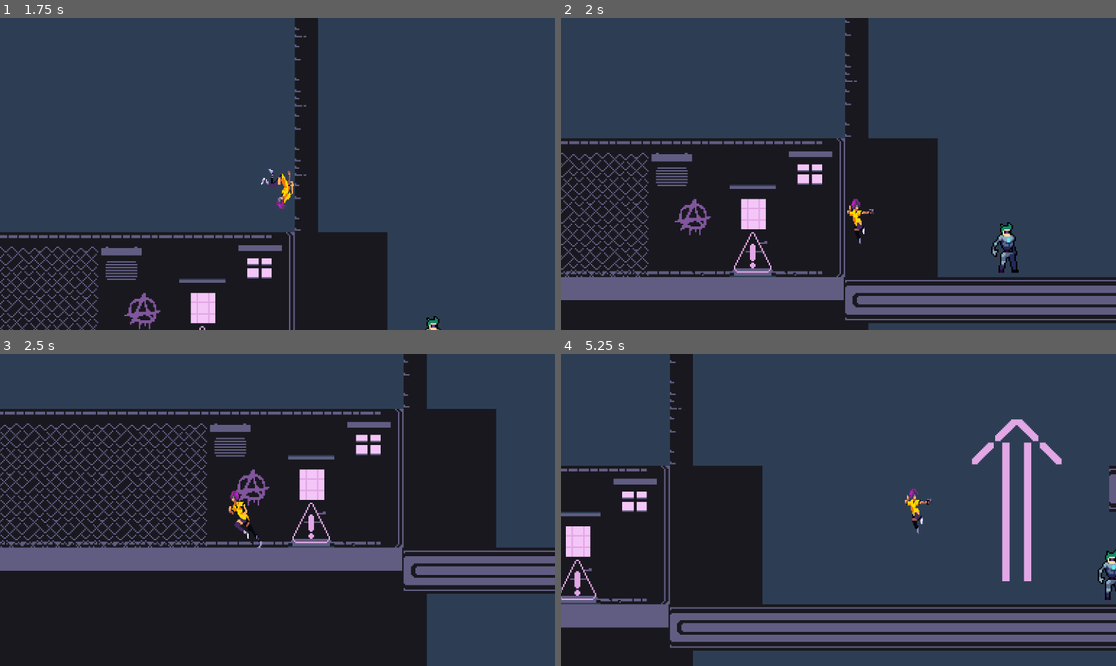
Above: before the commit, frames 1-4 (two rows, left to right).
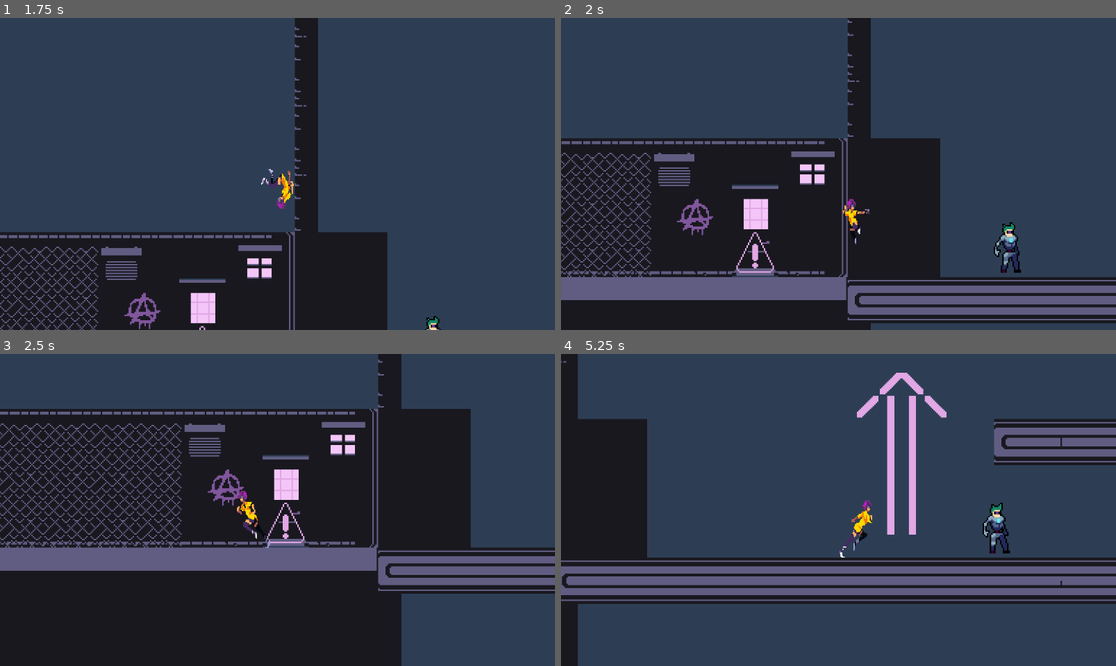
Above: after the commit, the same moments.

Repository: RovinDewan1/Dashpoint
Game: Godot game, scene res://Scenes/Main.tscn
Two runs of this game, one before a commit and one after it. Both use one fixed random seed, a clock stepped at 60 frames per second and the inputs below.
Inputs:
- Up to frame 1 (1.75 s): hold Shift (Dash) 0.53-1.28 s; hold Right (Right) from 0.53 s (still down); tap W (Jump) at 0.77, 1.52 s; tap Shift (Dash) at 1.35 s
- Up to frame 2 (2 s): keep holding Right (Right)
- Up to frame 3 (2.5 s): release Right (Right) at 2.03 s; hold A (Left) from 2.03 s (still down); hold Shift (Dash) from 2.03 s (still down)
- Up to frame 4 (5.25 s): release A (Left) at 2.78 s; release Shift (Dash) at 2.78 s; hold Right (Right) 2.78-4.28 s; tap Shift (Dash) at 2.85, 4.35 s; tap W (Jump) at 3.02, 3.77, 4.52 s; hold Shift (Dash) 3.53-4.28 s; hold A (Left) 4.28-5.03 s; hold Right (Right) from 5.03 s (still down); hold Shift (Dash) from 5.03 s (still down)

Frame 1 is identical in both runs. In frame 2, 5.9% of the frame differs, in the area x 0-83%, y 0-100%; in frame 3, 15%; in frame 4, 46%, in the area x 0-100%, y 0-100%.

Commit message:
changing character speeds

Diff:
--- a/Scenes/Character.tscn
+++ b/Scenes/Character.tscn
@@ -112,7 +112,7 @@
 
 [node name="Dash-Recharge-Timer" type="Timer" parent="."]
 unique_name_in_owner = true
-wait_time = 3.0
+wait_time = 1.5
 one_shot = true
 
 [node name="delay" type="Timer" parent="."]
--- a/scripts/character_body_2d.gd
+++ b/scripts/character_body_2d.gd
@@ -47,11 +47,11 @@
 
 	if direction:
 		velocity.x = direction * SPEED
-		if SPEED >= 300:
-			if SPEED > 300:
+		if SPEED >= 230:
+			if SPEED > 230:
 				SPEED -= 20
 				if is_on_floor():
-					SPEED = SPEED - (SPEED-390)
+					SPEED = SPEED - (SPEED-230)
 				#print(SPEED)
 			pass
 		else:
